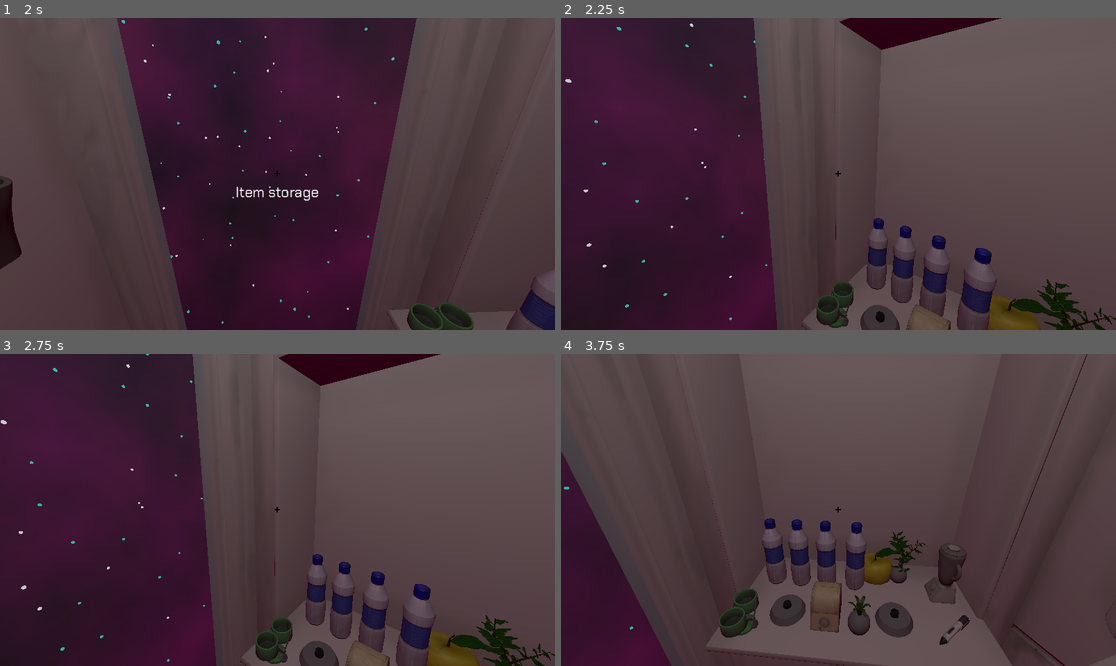
Above: before the commit, frames 1-4 (two rows, left to right).
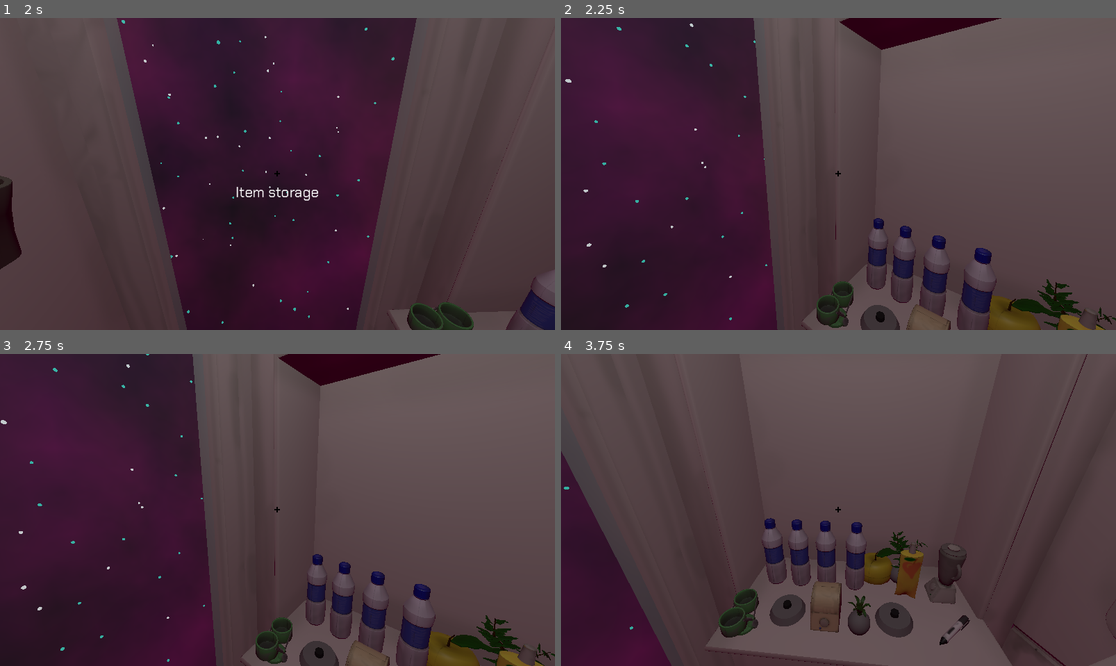
Above: after the commit, the same moments.

Repository: kettle-game-studio/unlimited-space-shawarma
Game: Godot game, scene res://assets/scenes/main_scene.tscn
The game is run twice, just before and just after one commit, with the same random seed, the same clock (stepped at 60 frames per second) and the same inputs. Sound files missing from this copy of the repository are replaced by a short silence.
Inputs (mouse positions are in pixels of both pictures, inside the frame that each line leads up to):
- Up to frame 1 (2 s): move the mouse to (399, 158) at 0.52 s; click (399, 158) at 0.6 s; move the mouse to (249, 174) at 1.27 s; click (249, 174) at 1.35 s
- Up to frame 2 (2.25 s): move the mouse to (849, 167) at 2.02 s; click (849, 167) at 2.1 s
- Up to frame 3 (2.75 s): no input
- Up to frame 4 (3.75 s): move the mouse to (832, 516) at 2.77 s; click (832, 516) at 2.85 s; move the mouse to (877, 513) at 3.52 s; click (877, 513) at 3.6 s

Frame 1 is identical in both runs. In frame 2, 0.3% of the frame differs, in the area x 89-98%, y 93-100%; in frame 3, 0.3%; in frame 4, 0.6%, in the area x 60-66%, y 60-79%.

Commit message:
Add juice, soup, and fruit paste

Diff:
--- /dev/null
+++ b/assets/materials/fruit_paste_material.tres
@@ -0,0 +1,6 @@
+[gd_resource type="StandardMaterial3D" load_steps=2 format=3 uid="uid://b7syrbsti7uyd"]
+
+[ext_resource type="Texture2D" uid="uid://d02odqvi5i324" path="res://assets/Room/FruitPasteColor.png" id="1_h76ro"]
+
+[resource]
+albedo_texture = ExtResource("1_h76ro")
--- /dev/null
+++ b/assets/materials/juice_material.tres
@@ -0,0 +1,6 @@
+[gd_resource type="StandardMaterial3D" load_steps=2 format=3 uid="uid://bus7cq4deevk6"]
+
+[ext_resource type="Texture2D" uid="uid://cignokyhttb7m" path="res://assets/Room/JuiceColor.png" id="1_cwvat"]
+
+[resource]
+albedo_texture = ExtResource("1_cwvat")
--- /dev/null
+++ b/assets/materials/soup_material.tres
@@ -0,0 +1,6 @@
+[gd_resource type="StandardMaterial3D" load_steps=2 format=3 uid="uid://c4b1nvkegxocg"]
+
+[ext_resource type="Texture2D" uid="uid://bjvjxcvj27t4e" path="res://assets/Room/SoupColor.png" id="1_0ppnx"]
+
+[resource]
+albedo_texture = ExtResource("1_0ppnx")
--- /dev/null
+++ b/assets/prefabs/items/data/fruit_paste.tres
@@ -0,0 +1,10 @@
+[gd_resource type="Resource" script_class="ItemData" load_steps=3 format=3 uid="uid://b1qjs5ckwbhlo"]
+
+[ext_resource type="Texture2D" uid="uid://c0ohjkm6y3mi5" path="res://assets/item_icons/fruit_paste.png" id="1_wmgnq"]
+[ext_resource type="Script" path="res://assets/scripts/item_data.gd" id="2_afad3"]
+
+[resource]
+script = ExtResource("2_afad3")
+item_name = "Fruit Paste"
+icon = ExtResource("1_wmgnq")
+prefab = "res://assets/prefabs/items/item_fruit_paste.tscn"
--- /dev/null
+++ b/assets/prefabs/items/data/juice.tres
@@ -0,0 +1,10 @@
+[gd_resource type="Resource" script_class="ItemData" load_steps=3 format=3 uid="uid://bv1abn5cwwgtx"]
+
+[ext_resource type="Texture2D" uid="uid://diiiwi5s0jvs3" path="res://assets/item_icons/juice.png" id="1_ywxs2"]
+[ext_resource type="Script" path="res://assets/scripts/item_data.gd" id="2_lmo87"]
+
+[resource]
+script = ExtResource("2_lmo87")
+item_name = "Juice"
+icon = ExtResource("1_ywxs2")
+prefab = "res://assets/prefabs/items/item_juice.tscn"
--- /dev/null
+++ b/assets/prefabs/items/data/soup.tres
@@ -0,0 +1,10 @@
+[gd_resource type="Resource" script_class="ItemData" load_steps=3 format=3 uid="uid://j13874feu2cb"]
+
+[ext_resource type="Texture2D" uid="uid://dnofk48i06jr8" path="res://assets/item_icons/soup.png" id="1_rsaos"]
+[ext_resource type="Script" path="res://assets/scripts/item_data.gd" id="2_rp4t6"]
+
+[resource]
+script = ExtResource("2_rp4t6")
+item_name = "Soup"
+icon = ExtResource("1_rsaos")
+prefab = "res://assets/prefabs/items/item_soup.tscn"
--- /dev/null
+++ b/assets/prefabs/items/item_fruit_paste.tscn
@@ -0,0 +1,36 @@
+[gd_scene load_steps=8 format=3 uid="uid://c4t1l3fkw2e1m"]
+
+[ext_resource type="PackedScene" uid="uid://bdx0kqrt6ryae" path="res://assets/prefabs/items/item.tscn" id="1_03wcy"]
+[ext_resource type="Resource" uid="uid://b1qjs5ckwbhlo" path="res://assets/prefabs/items/data/fruit_paste.tres" id="2_msk2f"]
+[ext_resource type="PackedScene" uid="uid://183u850fxjx2" path="res://assets/Room/Models/Stuff/tube.tscn" id="3_nunkg"]
+[ext_resource type="Texture2D" uid="uid://d02odqvi5i324" path="res://assets/Room/FruitPasteColor.png" id="4_k2xc6"]
+
+[sub_resource type="CylinderShape3D" id="CylinderShape3D_bidn2"]
+height = 1.22794
+radius = 0.258075
+
+[sub_resource type="CylinderMesh" id="CylinderMesh_uk68q"]
+top_radius = 0.2
+bottom_radius = 0.15
+height = 0.4
+
+[sub_resource type="StandardMaterial3D" id="StandardMaterial3D_1fbft"]
+albedo_texture = ExtResource("4_k2xc6")
+
+[node name="Item" instance=ExtResource("1_03wcy")]
+item_data = ExtResource("2_msk2f")
+
+[node name="CollisionShape3D" parent="Area3D" index="0"]
+transform = Transform3D(1, 0, 0, 0, 1, 0, 0, 0, 1, 0, 0.636841, 0)
+shape = SubResource("CylinderShape3D_bidn2")
+
+[node name="CSGMesh3D" parent="." index="1"]
+visible = false
+mesh = SubResource("CylinderMesh_uk68q")
+
+[node name="Top" parent="." index="2"]
+transform = Transform3D(1, 0, 0, 0, 1, 0, 0, 0, 1, 0, 1.31528, 0)
+
+[node name="Tube" parent="." index="4" instance=ExtResource("3_nunkg")]
+transform = Transform3D(-3.0598e-08, -0.7, -3.0598e-08, 0, -3.0598e-08, 0.7, -0.7, 3.0598e-08, 1.33748e-15, 0, 0.536496, 0)
+surface_material_override/0 = SubResource("StandardMaterial3D_1fbft")
--- /dev/null
+++ b/assets/prefabs/items/item_juice.tscn
@@ -0,0 +1,37 @@
+[gd_scene load_steps=7 format=3 uid="uid://ddtyo421jmevb"]
+
+[ext_resource type="PackedScene" uid="uid://bdx0kqrt6ryae" path="res://assets/prefabs/items/item.tscn" id="1_5y0km"]
+[ext_resource type="Resource" uid="uid://bv1abn5cwwgtx" path="res://assets/prefabs/items/data/juice.tres" id="2_jge1g"]
+[ext_resource type="PackedScene" uid="uid://x6hmfol87ahj" path="res://assets/Room/Bottle.glb" id="3_sf7b4"]
+[ext_resource type="Material" uid="uid://bus7cq4deevk6" path="res://assets/materials/juice_material.tres" id="4_mku48"]
+
+[sub_resource type="CylinderShape3D" id="CylinderShape3D_bidn2"]
+height = 1.44691
+radius = 0.258075
+
+[sub_resource type="CylinderMesh" id="CylinderMesh_uk68q"]
+top_radius = 0.2
+bottom_radius = 0.15
+height = 0.4
+
+[node name="Item" instance=ExtResource("1_5y0km")]
+item_data = ExtResource("2_jge1g")
+
+[node name="CollisionShape3D" parent="Area3D" index="0"]
+transform = Transform3D(1, 0, 0, 0, 1, 0, 0, 0, 1, 0, 0.774518, 0)
+shape = SubResource("CylinderShape3D_bidn2")
+
+[node name="CSGMesh3D" parent="." index="1"]
+visible = false
+mesh = SubResource("CylinderMesh_uk68q")
+
+[node name="Bottle" parent="." index="2" instance=ExtResource("3_sf7b4")]
+transform = Transform3D(0.7, 0, 0, 0, 0.7, 0, 0, 0, 0.7, 0, 0, 0)
+
+[node name="Bottle2" parent="Bottle" index="0"]
+surface_material_override/0 = ExtResource("4_mku48")
+
+[node name="Top" parent="." index="3"]
+transform = Transform3D(1, 0, 0, 0, 1, 0, 0, 0, 1, 0, 1.54648, 0)
+
+[editable path="Bottle"]
--- /dev/null
+++ b/assets/prefabs/items/item_soup.tscn
@@ -0,0 +1,38 @@
+[gd_scene load_steps=7 format=3 uid="uid://cgqdntuamn3bo"]
+
+[ext_resource type="PackedScene" uid="uid://bdx0kqrt6ryae" path="res://assets/prefabs/items/item.tscn" id="1_5mdwv"]
+[ext_resource type="Resource" uid="uid://j13874feu2cb" path="res://assets/prefabs/items/data/soup.tres" id="2_wsnul"]
+[ext_resource type="PackedScene" uid="uid://x6hmfol87ahj" path="res://assets/Room/Bottle.glb" id="3_6c8ng"]
+[ext_resource type="Material" uid="uid://c4b1nvkegxocg" path="res://assets/materials/soup_material.tres" id="4_ao0fr"]
+
+[sub_resource type="CylinderShape3D" id="CylinderShape3D_bidn2"]
+height = 1.44691
+radius = 0.258075
+
+[sub_resource type="CylinderMesh" id="CylinderMesh_uk68q"]
+top_radius = 0.2
+bottom_radius = 0.15
+height = 0.4
+
+[node name="Item" instance=ExtResource("1_5mdwv")]
+item_data = ExtResource("2_wsnul")
+
+[node name="CollisionShape3D" parent="Area3D" index="0"]
+transform = Transform3D(1, 0, 0, 0, 1, 0, 0, 0, 1, 0, 0.774518, 0)
+shape = SubResource("CylinderShape3D_bidn2")
+
+[node name="CSGMesh3D" parent="." index="1"]
+visible = false
+mesh = SubResource("CylinderMesh_uk68q")
+
+[node name="Bottle" parent="." index="2" instance=ExtResource("3_6c8ng")]
+transform = Transform3D(0.7, 0, 0, 0, 0.7, 0, 0, 0, 0.7, 0, 0, 0)
+
+[node name="Bottle2" parent="Bottle" index="0"]
+transform = Transform3D(0.950759, 0, -0.30993, 0, 1, 0, 0.30993, 0, 0.950759, 0, 0, 0)
+surface_material_override/0 = ExtResource("4_ao0fr")
+
+[node name="Top" parent="." index="3"]
+transform = Transform3D(1, 0, 0, 0, 1, 0, 0, 0, 1, 0, 1.54648, 0)
+
+[editable path="Bottle"]
--- a/assets/prefabs/machines/mixer.tscn
+++ b/assets/prefabs/machines/mixer.tscn
@@ -14,9 +14,13 @@
 [sub_resource type="BoxShape3D" id="BoxShape3D_iwu44"]
 size = Vector3(2.20978, 1.00288, 1.79594)
 
-[sub_resource type="CylinderShape3D" id="CylinderShape3D_fx8gf"]
-height = 0.80925
-radius = 0.824268
+[sub_resource type="CylinderShape3D" id="CylinderShape3D_qat6u"]
+height = 1.20193
+radius = 0.707391
+
+[sub_resource type="CylinderShape3D" id="CylinderShape3D_ximds"]
+height = 1.18457
+radius = 0.742081
 
 [node name="Mixer" type="Node3D" node_paths=PackedStringArray("animation_tree", "item_in_machine", "progress_bar", "blending_sound", "opening_sound", "closing_sound")]
 script = ExtResource("1_l7lvb")
@@ -26,7 +30,7 @@
 noun = "Mixer"
 verb = "Mixing"
 animation_tree = NodePath("Mixer/AnimationPlayer/AnimationTree")
-item_in_machine = [NodePath("Mixer/Armature/Skeleton3D/BoneAttachmentRight/ItemPointRight/ItemInMachine"), NodePath("Mixer/Armature/Skeleton3D/BoneAttachmentLeft/ItemPointLeft/ItemInMachine")]
+item_in_machine = [NodePath("Mixer/Armature/Skeleton3D/BoneAttachmentLeft/ItemPointLeft/ItemInMachine"), NodePath("Mixer/Armature/Skeleton3D/BoneAttachmentRight/ItemPointRight/ItemInMachine")]
 hide_position = Vector3(0, 0, 0)
 progress_bar = NodePath("Mixer/Armature/Skeleton3D/BoneAttachment3D/ProgressSprite")
 blending_sound = NodePath("BlendingSound")
@@ -78,16 +82,12 @@
 [node name="ItemPointLeft" type="Node3D" parent="Mixer/Armature/Skeleton3D/BoneAttachmentLeft"]
 transform = Transform3D(1.37525e-07, -0.226417, 0.244635, 2.29719e-08, 0.244635, 0.226417, -0.333333, -7.65549e-08, 1.16534e-07, 0.186909, 0.258768, 9.49471e-08)
 
-[node name="ItemInMachine" parent="Mixer/Armature/Skeleton3D/BoneAttachmentLeft/ItemPointLeft" node_paths=PackedStringArray("activator") instance=ExtResource("10_yxjke")]
-activator = NodePath("../../../BoneAttachmentRight/ItemPointRight/ItemInMachine/Area3D")
-hint_postfix = "in Microwave"
-
-[node name="Area3D" parent="Mixer/Armature/Skeleton3D/BoneAttachmentLeft/ItemPointLeft/ItemInMachine" index="0" node_paths=PackedStringArray("hint_source")]
-hint_source = NodePath("../../../../BoneAttachmentRight/ItemPointRight/ItemInMachine")
+[node name="ItemInMachine" parent="Mixer/Armature/Skeleton3D/BoneAttachmentLeft/ItemPointLeft" instance=ExtResource("10_yxjke")]
+transform = Transform3D(1, -2.52437e-29, 0, 0, 1, 0, 0, 0, 1, 0, 0, 0)
 
 [node name="CollisionShape3D" parent="Mixer/Armature/Skeleton3D/BoneAttachmentLeft/ItemPointLeft/ItemInMachine/Area3D" index="0"]
-transform = Transform3D(1, 0, 0, 0, 1, 0, 0, 0, 1, 0, 0.800741, 0)
-shape = SubResource("CylinderShape3D_fx8gf")
+transform = Transform3D(1, -2.52437e-29, 0, 0, 1, 0, 0, 0, 1, 0, 0.764761, 3.57628e-07)
+shape = SubResource("CylinderShape3D_qat6u")
 
 [node name="BoneAttachmentRight" type="BoneAttachment3D" parent="Mixer/Armature/Skeleton3D" index="3"]
 transform = Transform3D(0.733905, -0.679252, 1.2731e-07, 0.679252, 0.733905, 2.52189e-07, -2.64733e-07, -9.86066e-08, 1, 0, 0.260838, 0)
@@ -98,11 +98,10 @@
 transform = Transform3D(7.75512e-08, 0.226417, 0.244635, 4.27659e-08, 0.244635, -0.226417, -0.333333, 8.40629e-08, 2.78663e-08, -0.195392, 0.279622, -9.58374e-09)
 
 [node name="ItemInMachine" parent="Mixer/Armature/Skeleton3D/BoneAttachmentRight/ItemPointRight" instance=ExtResource("10_yxjke")]
-hint_postfix = "in Microwave"
 
 [node name="CollisionShape3D" parent="Mixer/Armature/Skeleton3D/BoneAttachmentRight/ItemPointRight/ItemInMachine/Area3D" index="0"]
-transform = Transform3D(1, 0, 0, 0, 1, 0, 0, 0, 1, 0, 0.800741, 0)
-shape = SubResource("CylinderShape3D_fx8gf")
+transform = Transform3D(1, 0, 0, 0, 1, 0, 0, 0, 1, 0, 0.716123, 0.133232)
+shape = SubResource("CylinderShape3D_ximds")
 
 [node name="AnimationTree" type="AnimationTree" parent="Mixer/AnimationPlayer" index="0"]
 tree_root = ExtResource("9_6pi11")
--- a/assets/scenes/main_scene.tscn
+++ b/assets/scenes/main_scene.tscn
@@ -17,8 +17,9 @@
 [ext_resource type="PackedScene" uid="uid://hnrh27wt66pr" path="res://assets/prefabs/items/item_blender.tscn" id="12_wqwnt"]
 [ext_resource type="AudioStream" uid="uid://dmv61vgxcgtqb" path="res://assets/sounds/click_button.mp3" id="13_31ena"]
 [ext_resource type="PackedScene" uid="uid://bukds5s23wce7" path="res://assets/prefabs/items/item_multivegetable_tree.tscn" id="16_o7b4r"]
-[ext_resource type="PackedScene" path="res://assets/prefabs/items/item_microwave.tscn" id="17_myq18"]
-[ext_resource type="PackedScene" path="res://assets/prefabs/items/item_mixer.tscn" id="18_s8t7w"]
+[ext_resource type="PackedScene" uid="uid://dwvn7f4y0eusi" path="res://assets/prefabs/items/item_microwave.tscn" id="17_myq18"]
+[ext_resource type="PackedScene" uid="uid://nw464mch7bk4" path="res://assets/prefabs/items/item_mixer.tscn" id="18_s8t7w"]
+[ext_resource type="PackedScene" uid="uid://c4t1l3fkw2e1m" path="res://assets/prefabs/items/item_fruit_paste.tscn" id="20_65aao"]
 
 [sub_resource type="CameraAttributesPractical" id="CameraAttributesPractical_ho8qv"]
 
@@ -87,12 +88,6 @@
 [node name="Computer" parent="Trading" index="0"]
 transform = Transform3D(-1, 7.01181e-08, -5.2213e-08, -8.74228e-08, -0.802057, 0.597247, 8.88178e-16, 0.597247, 0.802057, 0, 0, 0)
 
-[node name="CancelArea" parent="Trading/Computer/CancelButton" index="0" node_paths=PackedStringArray("activation_sound")]
-activation_sound = NodePath("../../ClickSound")
-
-[node name="OkArea" parent="Trading/Computer/OkButton" index="0" node_paths=PackedStringArray("activation_sound")]
-activation_sound = NodePath("../../ClickSound")
-
 [node name="ClickSound" type="AudioStreamPlayer3D" parent="Trading/Computer" index="3"]
 stream = ExtResource("13_31ena")
 volume_db = -5.0
@@ -121,6 +116,9 @@
 [node name="Item10" parent="." instance=ExtResource("18_s8t7w")]
 transform = Transform3D(1, 0, 0, 0, 1, 0, 0, 0, 1, -2.37207, -2.244, 1.9432)
 
+[node name="Item11" parent="." instance=ExtResource("20_65aao")]
+transform = Transform3D(1, 0, 0, 0, 1, 0, 0, 0, 1, -3.28944, -2.2378, -1.04267)
+
 [editable path="Trading"]
 [editable path="Trading/Table/ItemInMachine"]
 [editable path="Trading/Table/ItemInMachine2"]
--- a/assets/scripts/blender.gd
+++ b/assets/scripts/blender.gd
@@ -43,8 +43,13 @@
 	state = State.HAS_INGREDIENT
 
 func _item_picked():
-	state = State.EMPTY
-	progress_bar.set_progress(0)
+	var flag = false
+	for i in self.item_in_machine:
+		if i.item != null:
+			flag = true
+	if !flag:
+		state = State.EMPTY
+		progress_bar.set_progress(0)
 
 func get_hint(_player: Player) -> String:
 	match state:
--- a/assets/scripts/item_in_machine.gd
+++ b/assets/scripts/item_in_machine.gd
@@ -24,6 +24,7 @@
 	item.global_transform.basis = self.global_transform.basis
 	item.global_transform.origin = self.global_transform.origin
 	item.connect("picked", self._item_picked)
+	set_activatable(false)
 
 func desctory_current() -> void:
 	if !item:
@@ -31,6 +32,7 @@
 	item.disconnect("picked", self._item_picked)
 	item.queue_free()
 	item = null
+	set_activatable(true)
 
 func _item_picked():
 	picked.emit()
Binary file added: assets/Room/FruitPasteColor.png
Not shown, added: assets/Room/FruitPasteColor.png.import
Binary file added: assets/Room/JuiceColor.png
Not shown, added: assets/Room/JuiceColor.png.import
Binary file added: assets/Room/SoupColor.png
Not shown, added: assets/Room/SoupColor.png.import
Binary file added: assets/item_icons/fruit_paste.png
Not shown, added: assets/item_icons/fruit_paste.png.import
Binary file added: assets/item_icons/juice.png
Not shown, added: assets/item_icons/juice.png.import
Binary file added: assets/item_icons/soup.png
Not shown, added: assets/item_icons/soup.png.import
(and 5 more such lines)
